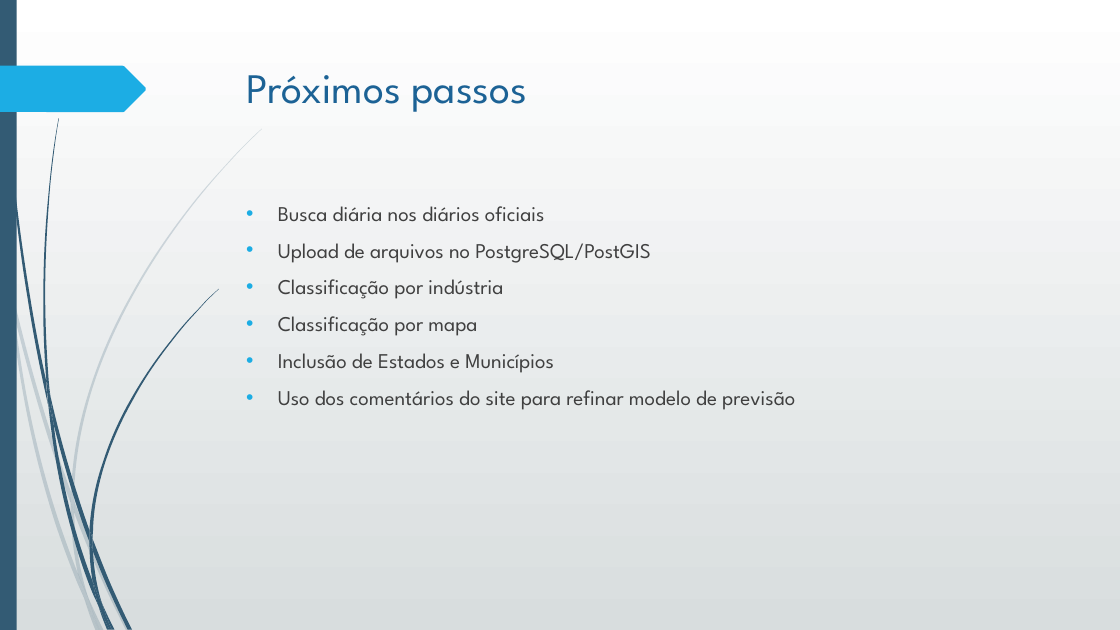
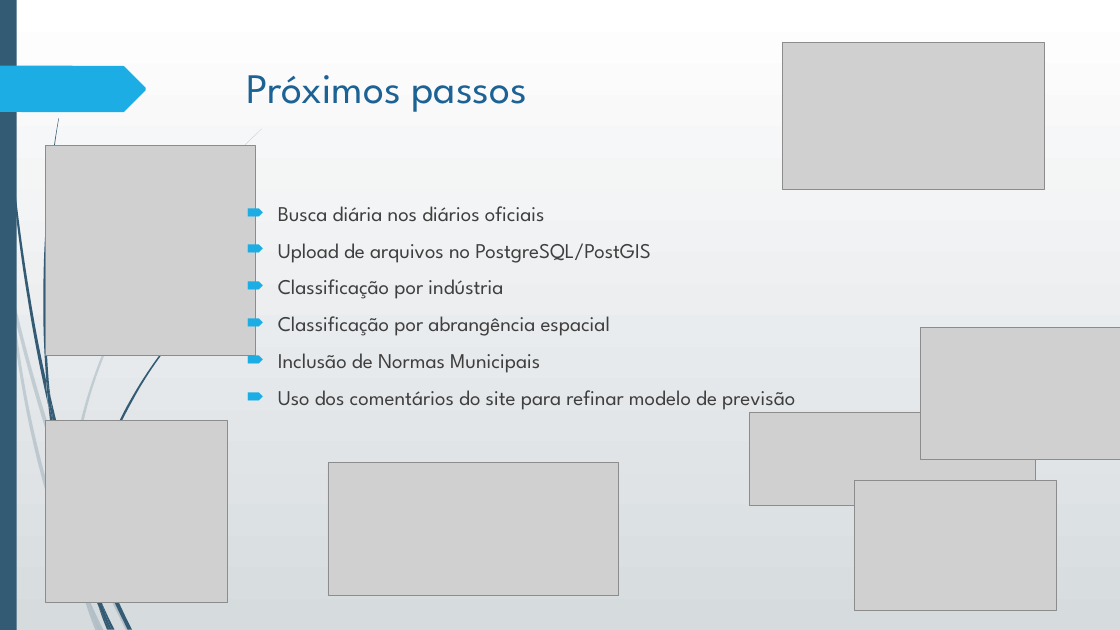
Before and after one commit to leoexcelsus/siglla_phase2, a slide deck: slide 10 of siglla fase2.pptx (slide 6 before the commit). Drawn at 1120x630 pixels with LibreOffice and Linux fonts; fonts in the diff are those of the drawing; grey boxes stand for pictures. Boxes give left, top, right and bottom in pixels: in the first picture for what was removed or moved away, otherwise in the second. Text is boxed around its words. In the diff, an @@ line names an element or a change of style, - is before the commit and + after.

```diff
--- a/siglla fase2.pptx
+++ b/siglla fase2.pptx
@@ background gradient #FFFFFF to #D7DDE0 to gradient #FFFFFF to #D6DBDE @@
@@ title "Próximos passos" at <box>247,75,528,112</box>: text colour #1D6294 to #1C6294 @@
@@ picture added at <box>782,43,1044,190</box> @@
@@ picture added at <box>45,145,255,355</box> @@
@@ text at <box>278,206,795,410</box>: text colour #404040 to #3F3F3F in "Busca diária nos diários oficiais", "Upload de arquivos no PostgreSQL/PostGIS", "Classificação por indústria", "Uso dos comentários do site para refinar ..."; bullet • to 🠶; less space between paragraphs @@
@@ text at <box>278,316,610,373</box>: text changed; text colour #404040 to #3F3F3F @@
-• Classificação por mapa
-• Inclusão de Estados e Municípios
+🠶 Classificação por abrangência espacial
+🠶 Inclusão de Normas Municipais
@@ picture added at <box>921,328,1120,460</box> @@
@@ picture added at <box>749,413,1035,505</box> @@
@@ picture added at <box>45,421,228,603</box> @@
@@ picture added at <box>328,463,618,596</box> @@
@@ freeform shape removed at <box>71,503,88,597</box> @@
@@ freeform shape removed at <box>71,492,74,513</box> @@
@@ picture added at <box>855,481,1057,611</box> @@
@@ freeform shape removed at <box>89,530,92,551</box> @@
```
Also in this commit, not shown: 2 other slides changed, 7 slides added, 3 slides removed.
